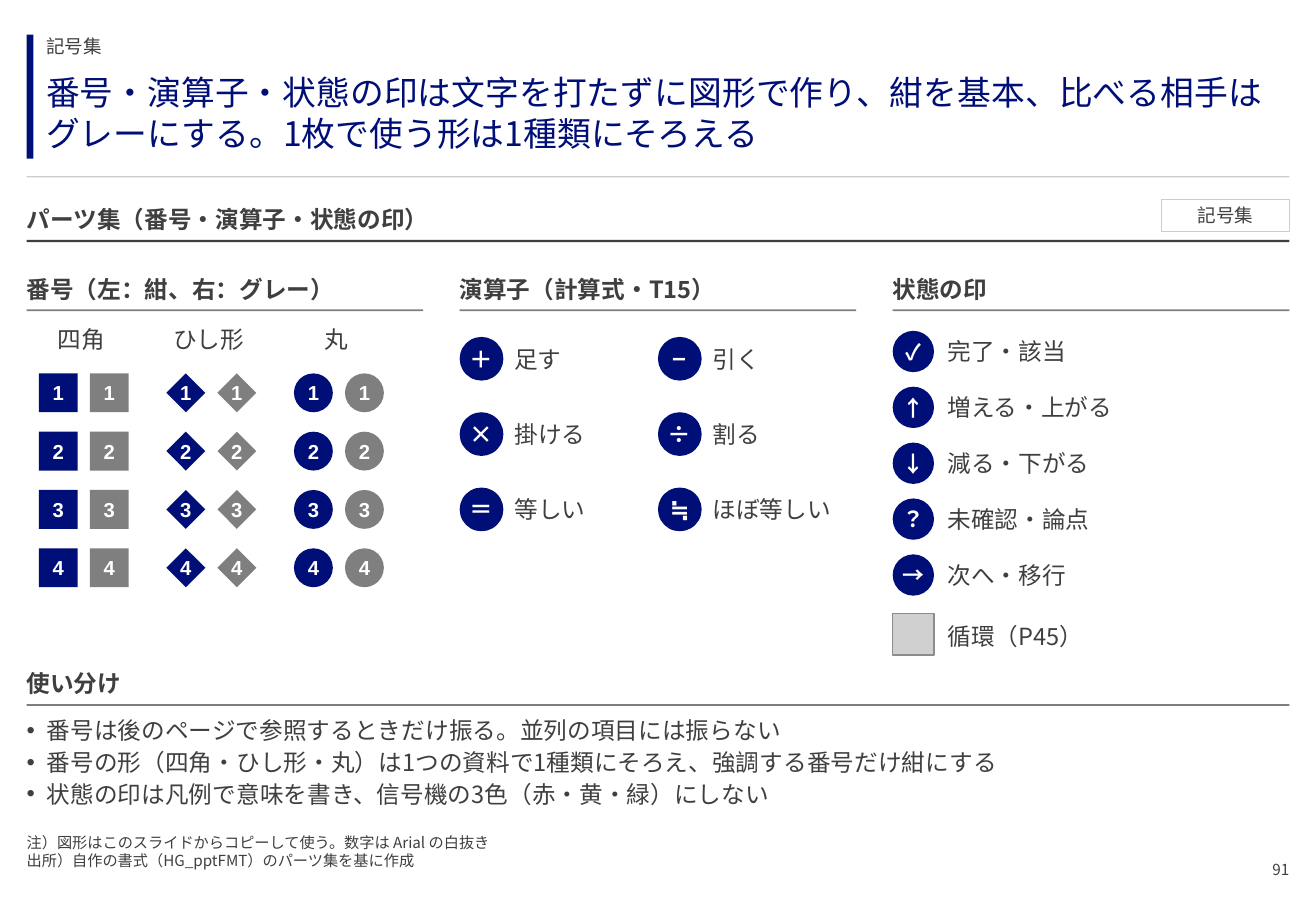
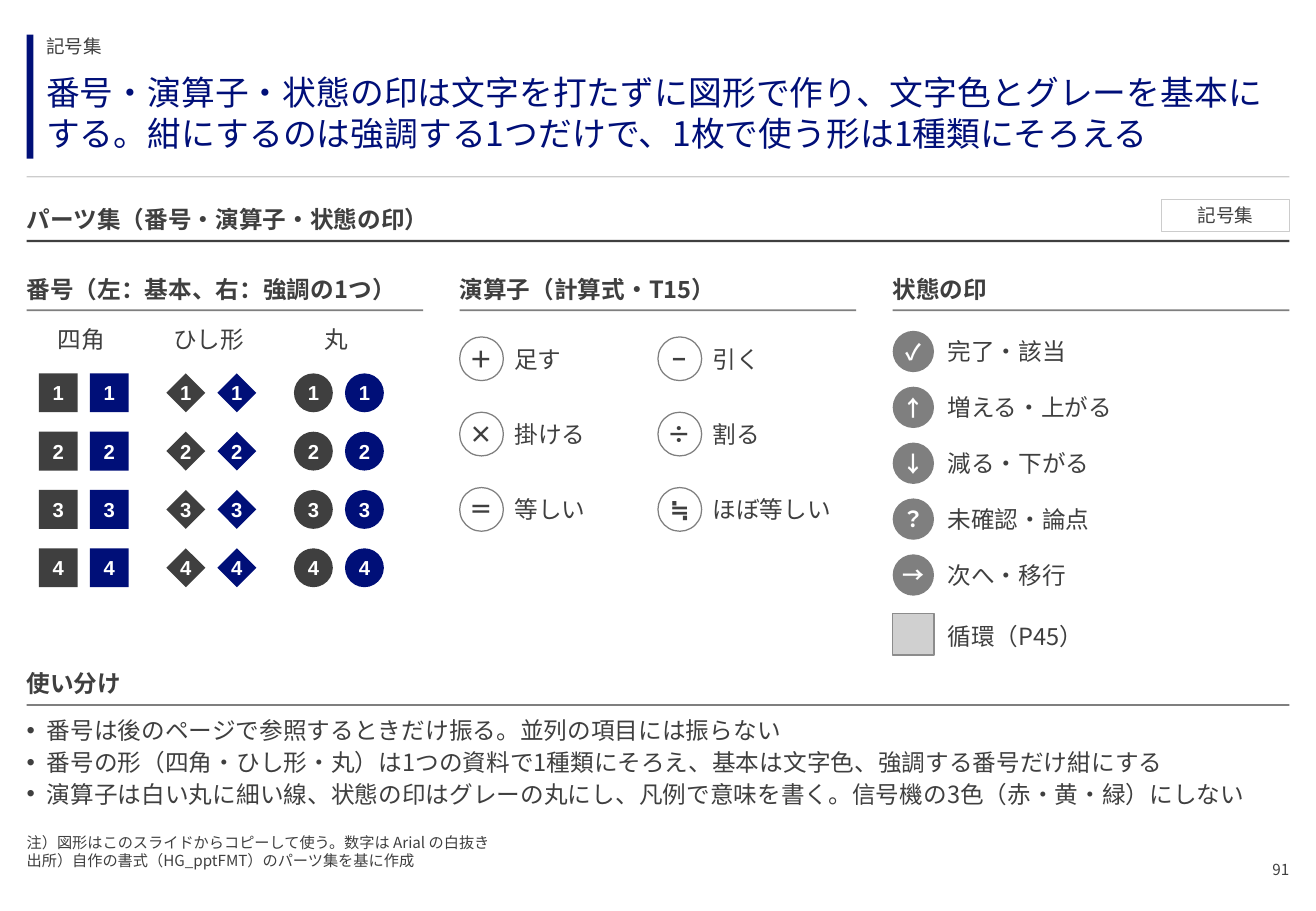
Before and after one commit to GontaHH/slide_builder, a slide deck: slide 91 of patterns/pattern-deck.pptx. Drawn at 1316x911 pixels with LibreOffice and Linux fonts; fonts in the diff are those of the drawing; grey boxes stand for pictures. Boxes give left, top, right and bottom in pixels: in the first picture for what was removed or moved away, otherwise in the second. Text is boxed around its words. In the diff, an @@ line names an element or a change of style, - is before the commit and + after.

```diff
--- a/patterns/pattern-deck.pptx
+++ b/patterns/pattern-deck.pptx
@@ text at bbox=[46, 76, 1262, 149]: text changed @@
-番号・演算子・状態の印は文字を打たずに図形で作り、紺を基本、比べる相手はグレーにする。1枚で使う形は1種類にそろえる
+番号・演算子・状態の印は文字を打たずに図形で作り、文字色とグレーを基本にする。紺にするのは強調する1つだけで、1枚で使う形は1種類にそろえる
@@ text at bbox=[27, 278, 396, 301]: text changed @@
-番号（左：紺、右：グレー）
+番号（左：基本、右：強調の1つ）
@@ text colour #FFFFFF to #3F3F3F in 6 elements at bbox=[459, 337, 503, 380], bbox=[659, 337, 702, 380], bbox=[459, 412, 503, 456], bbox=[659, 412, 702, 456], bbox=[459, 487, 503, 531], bbox=[659, 487, 702, 531] @@
@@ fill #000F78 to #FFFFFF; outline none to #7F7F7F 0.75 pt in 6 elements at bbox=[459, 337, 503, 380], bbox=[659, 337, 702, 380], bbox=[459, 412, 503, 456], bbox=[659, 412, 702, 456], bbox=[459, 487, 503, 531], bbox=[659, 487, 702, 531] @@
@@ fill #000F78 to #3F3F3F in 12 elements at bbox=[39, 373, 78, 412], bbox=[39, 431, 78, 470], bbox=[39, 490, 78, 529], bbox=[39, 548, 78, 587], bbox=[166, 373, 205, 412], bbox=[166, 431, 205, 470], bbox=[166, 490, 205, 529], bbox=[166, 548, 205, 587], bbox=[294, 373, 333, 412], bbox=[294, 431, 333, 470], bbox=[294, 490, 333, 529], bbox=[294, 548, 333, 587] @@
@@ fill #7F7F7F to #000F78 in 12 elements at bbox=[90, 373, 129, 412], bbox=[90, 431, 129, 470], bbox=[90, 490, 129, 529], bbox=[90, 548, 129, 587], bbox=[218, 373, 256, 412], bbox=[218, 431, 256, 470], bbox=[218, 490, 256, 529], bbox=[218, 548, 256, 587], bbox=[345, 373, 384, 412], bbox=[345, 431, 384, 470], bbox=[345, 490, 384, 529], bbox=[345, 548, 384, 587] @@
@@ fill #000F78 to #7F7F7F in 5 elements at bbox=[893, 331, 934, 372], bbox=[893, 386, 934, 428], bbox=[893, 442, 934, 484], bbox=[893, 498, 934, 540], bbox=[893, 554, 934, 595] @@
@@ text at bbox=[47, 751, 1244, 805]: text changed @@
-• 番号の形（四角・ひし形・丸）は1つの資料で1種類にそろえ、強調する番号だけ紺にする
-• 状態の印は凡例で意味を書き、信号機の3色（赤・黄・緑）にしない
+• 番号の形（四角・ひし形・丸）は1つの資料で1種類にそろえ、基本は文字色、強調する番号だけ紺にする
+• 演算子は白い丸に細い線、状態の印はグレーの丸にし、凡例で意味を書く。信号機の3色（赤・黄・緑）にしない
```
Also in this commit, not shown: 78 other slides changed, 16 other files.
